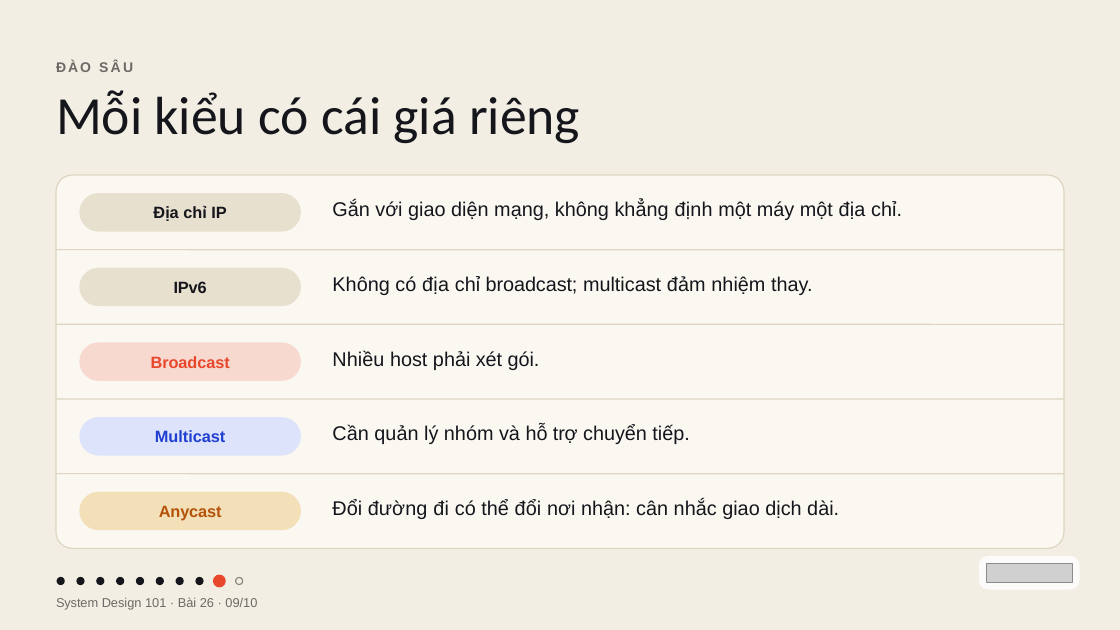
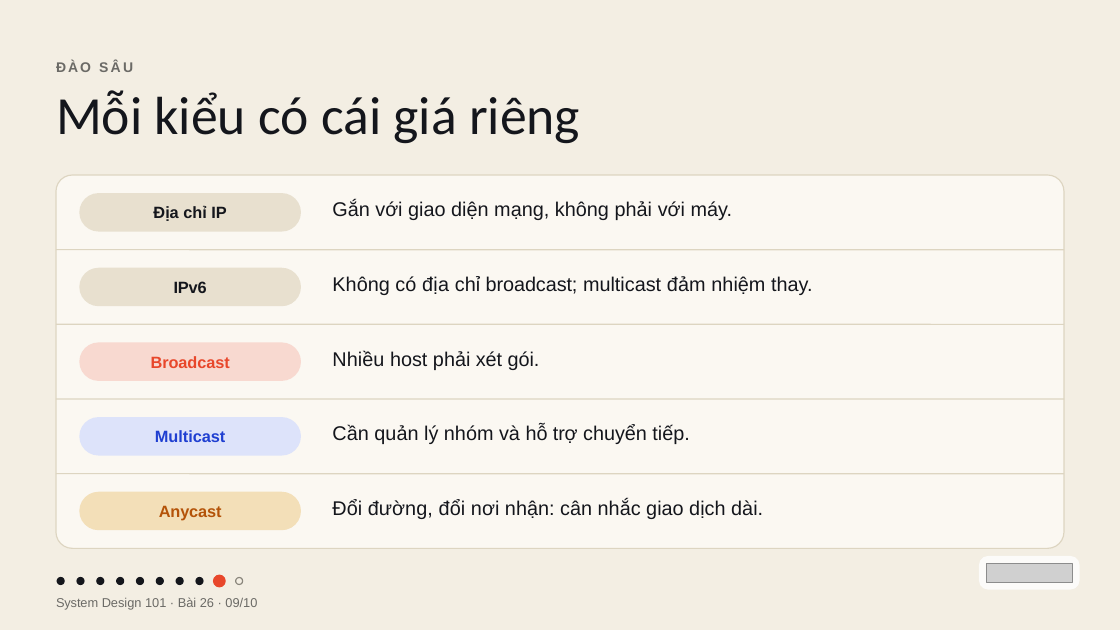
Before and after one commit to vohoailinh90/tool-marketing-studio, a slide deck: slide 9 of system-design-101/vi/lessons/sd-01-026/slides/sd-01-026.pptx. Drawn at 1120x630 pixels with LibreOffice and Linux fonts; fonts in the diff are those of the drawing; grey boxes stand for pictures. Boxes give left, top, right and bottom in pixels: in the first picture for what was removed or moved away, otherwise in the second. Text is boxed around its words. In the diff, an @@ line names an element or a change of style, - is before the commit and + after.

```diff
--- a/system-design-101/vi/lessons/sd-01-026/slides/sd-01-026.pptx
+++ b/system-design-101/vi/lessons/sd-01-026/slides/sd-01-026.pptx
@@ text at (x1=332, y1=201, x2=732, y2=220): text changed @@
-Gắn với giao diện mạng, không khẳng định một máy một địa chỉ.
+Gắn với giao diện mạng, không phải với máy.
@@ text at (x1=332, y1=500, x2=763, y2=519): text changed @@
-Đổi đường đi có thể đổi nơi nhận: cân nhắc giao dịch dài.
+Đổi đường, đổi nơi nhận: cân nhắc giao dịch dài.
```
Also in this commit, not shown: 3 other slides changed, 4 other files.
